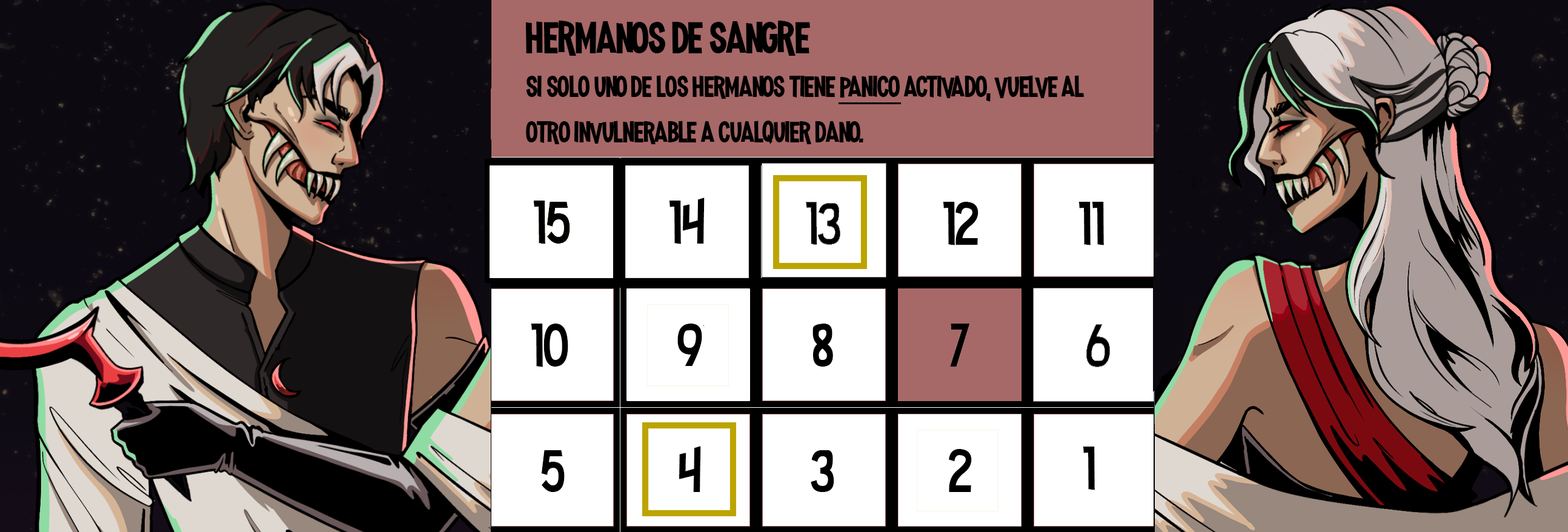
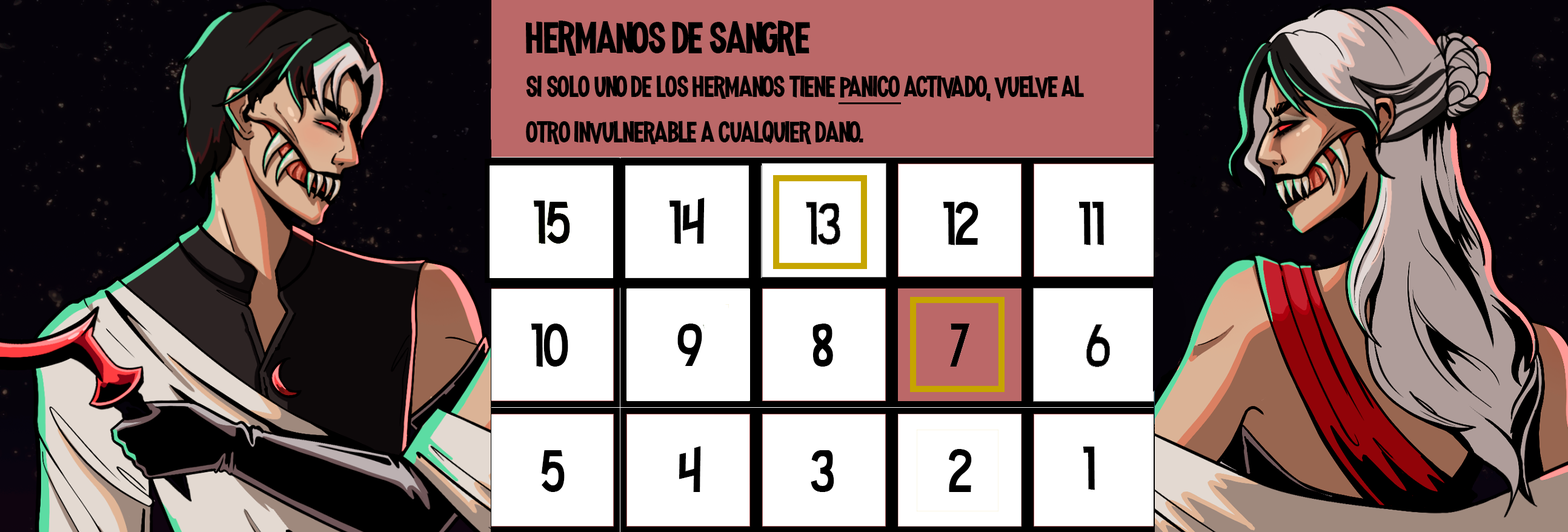
Before/after of a w=1568, h=532 layered artwork. What changed in the layer stack:
removed layer "Capa 4" over (1152, 0, 1568, 532)
painted on "Rectángulo 1" over (642, 296, 1005, 517)
removed layer "Rectángulo 1" (2nd of 2) over (773, 175, 868, 270)
removed layer "Capa 2" over (533, 199, 705, 244)
removed layer "Capa 3" over (0, 0, 491, 532)
removed layer "hermanos de sangre" over (525, 20, 811, 56)
removed layer "si solo uno de los hermanos tiene panico activado, vuelve al ot" over (525, 75, 1084, 145)
painted on "Capa 1" over (0, 0, 1568, 532)